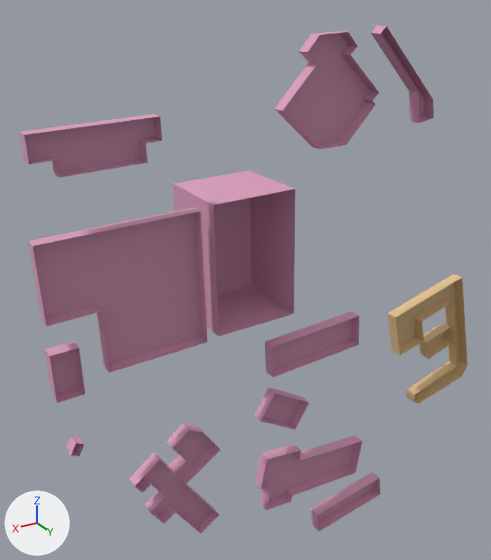
What one commit did to the OBJ model src/kickboard_sim/models/knu_campus/meshes/buildings_k22.obj.
Before and after are seen from a 50 mm lens placed at (305.0, 340.0, 325.0), pointed at (72.0, -48.0, 130.0). The lights are fixed; the arrows at lower left show +X, +Y and +Z. The older version comes first. Where no turn or scale is listed for an object, it has been applied to the vertices.

Script lines for the objects in view, before the commit:
```python
me_buildings_k22 = bpy.data.meshes.new('buildings_k22')
me_buildings_k22.from_pydata(...)  # 202 vertices, 275 faces; spans x -121.0..230.0, y -54.0..1.0, z -85.0..303.0
# faces by material slot: [168, 60, 34, 13]
me_buildings_k22.materials.append(mat_zone1)  # pink #dda0bf
me_buildings_k22.materials.append(mat_roof1)  # pink #c28da8
me_buildings_k22.materials.append(mat_zone2)  # beige #e5c391
me_buildings_k22.materials.append(mat_roof2)  # brown #c9ab7f
ob_buildings_k22 = bpy.data.objects.new('buildings_k22', me_buildings_k22)
ob_buildings_k22.location = (0.0, 0.0, 0.0)
```
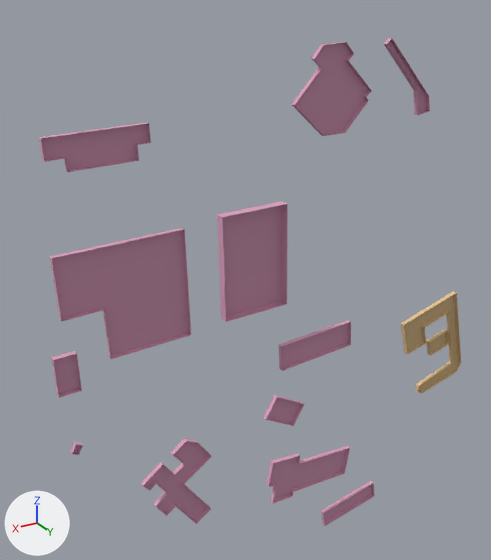
Pixel boxes (x1, y1, x2, y2) of what changed, in the pictures (491 x 560 px; the box of a moved part takes in the faces that stretch with it):
'buildings_k22', reshaped: before (20, 25, 467, 533); after (39, 38, 461, 526)
part 1 of me_buildings_k22, moved or reshaped: before (20, 114, 162, 178); after (39, 122, 151, 172)
part 2 of me_buildings_k22, moved or reshaped: before (274, 31, 379, 149); after (291, 42, 372, 136)
part 3 of me_buildings_k22, moved or reshaped: before (173, 170, 295, 336); after (217, 201, 287, 322)
part 4 of me_buildings_k22, moved or reshaped: before (28, 208, 207, 373); after (50, 228, 191, 359)
part 5 of me_buildings_k22, moved or reshaped: before (45, 342, 85, 403); after (51, 351, 82, 398)
part 6 of me_buildings_k22, moved or reshaped: before (265, 311, 359, 377); after (279, 320, 351, 371)
part 7 of me_buildings_k22, moved or reshaped: before (129, 423, 220, 533); after (141, 438, 212, 524)
part 8 of me_buildings_k22, moved or reshaped: before (311, 472, 380, 532); after (321, 481, 374, 526)
part 9 of me_buildings_k22, moved or reshaped: before (371, 25, 434, 123); after (384, 38, 430, 115)
part 10 of me_buildings_k22, moved or reshaped: before (388, 274, 467, 404); after (401, 291, 461, 393)
part 11 of me_buildings_k22, moved or reshaped: before (419, 323, 452, 359); after (426, 329, 450, 356)
part 12 of me_buildings_k22, moved or reshaped: before (255, 387, 309, 429); after (264, 395, 305, 426)
part 13 of me_buildings_k22, moved or reshaped: before (66, 436, 84, 456); after (71, 442, 83, 455)
part 14 of me_buildings_k22, moved or reshaped: before (255, 435, 362, 510); after (266, 446, 350, 504)

What the commit changed:
me_buildings_k22 is used by ob_buildings_k22; location (0.0, 0.0, 0.0).
me_buildings_k22 had 202 vertices, 275 faces and spanned x -121.0..230.0, y -54.0..1.0, z -85.0..303.0.
me_buildings_k22 now has 202 vertices, 275 faces and spans x -113.0..227.0, y -6.0..1.0, z -82.0..296.0.
me_buildings_k22 part 1: the loose piece of 18 vertices spanning x 154.0..227.0, y -8.0..1.0, z 236.0..261.0 is scaled about its middle by (0.8, 0.386, 0.8), then moved by (-1.0, 3.0, 0.0).
me_buildings_k22 part 2: the loose piece of 24 vertices spanning x 2.0..76.0, y -8.0..1.0, z 232.0..300.0 is scaled about its middle by (0.8, 0.386, 0.8), then moved by (-1.0, 3.0, 1.0).
me_buildings_k22 part 3: the loose piece of 8 vertices spanning x 63.0..124.0, y -54.0..1.0, z 120.0..209.0 is scaled about its middle by (0.8, 0.118, 0.8), then moved by (0.0, 24.0, 0.0).
me_buildings_k22 part 4: the loose piece of 12 vertices spanning x 130.0..230.0, y -8.0..1.0, z 116.0..205.0 is scaled about its middle by (0.8, 0.386, 0.8), then moved by (1.0, 3.0, 0.0).
me_buildings_k22 part 5: the loose piece of 8 vertices spanning x 211.0..228.0, y -8.0..1.0, z 106.0..137.0 is scaled about its middle by (0.8, 0.386, 0.8), then moved by (0.0, 3.0, 0.0).
me_buildings_k22 part 6: the loose piece of 8 vertices spanning x 4.0..81.0, y -8.0..1.0, z 76.0..105.0 is scaled about its middle by (0.8, 0.386, 0.8), then moved by (0.0, 3.0, 0.0).
me_buildings_k22 part 7: the loose piece of 34 vertices spanning x 122.0..186.0, y -9.0..1.0, z -35.0..57.0 is scaled about its middle by (0.8, 0.386, 0.8), then moved by (0.0, 3.0, 1.0).
me_buildings_k22 part 8: the loose piece of 8 vertices spanning x -34.0..34.0, y -9.0..0.0, z -85.0..-56.0 is scaled about its middle by (0.8, 0.386, 0.8), then moved by (0.0, 3.0, 0.0).
me_buildings_k22 part 9: the loose piece of 12 vertices spanning x -49.0..5.0, y -8.0..1.0, z 240.0..303.0 is scaled about its middle by (0.8, 0.386, 0.8), then moved by (-1.0, 3.0, -1.0).
me_buildings_k22 part 10: the loose piece of 26 vertices spanning x -121.0..-31.0, y -8.0..1.0, z 5.0..113.0 is scaled about its middle by (0.8, 0.386, 0.8), then moved by (0.0, 3.0, -2.0).
me_buildings_k22 part 11: the loose piece of 8 vertices spanning x -98.0..-68.0, y -8.0..1.0, z 46.0..70.0 is scaled about its middle by (0.8, 0.386, 0.8), then moved by (0.0, 3.0, 0.0).
me_buildings_k22 part 12: the loose piece of 8 vertices spanning x 47.0..89.0, y -8.0..1.0, z 25.0..63.0 is scaled about its middle by (0.8, 0.386, 0.8), then moved by (0.0, 3.0, 0.0).
me_buildings_k22 part 13: the loose piece of 8 vertices spanning x 215.0..223.0, y -8.0..1.0, z 65.0..75.0 is scaled about its middle by (0.8, 0.386, 0.8), then moved by (0.0, 3.0, 0.0).
me_buildings_k22 part 14: the loose piece of 20 vertices spanning x -8.0..88.0, y -9.0..1.0, z -41.0..8.0 is scaled about its middle by (0.8, 0.386, 0.8), then moved by (3.0, 3.0, -1.0).
